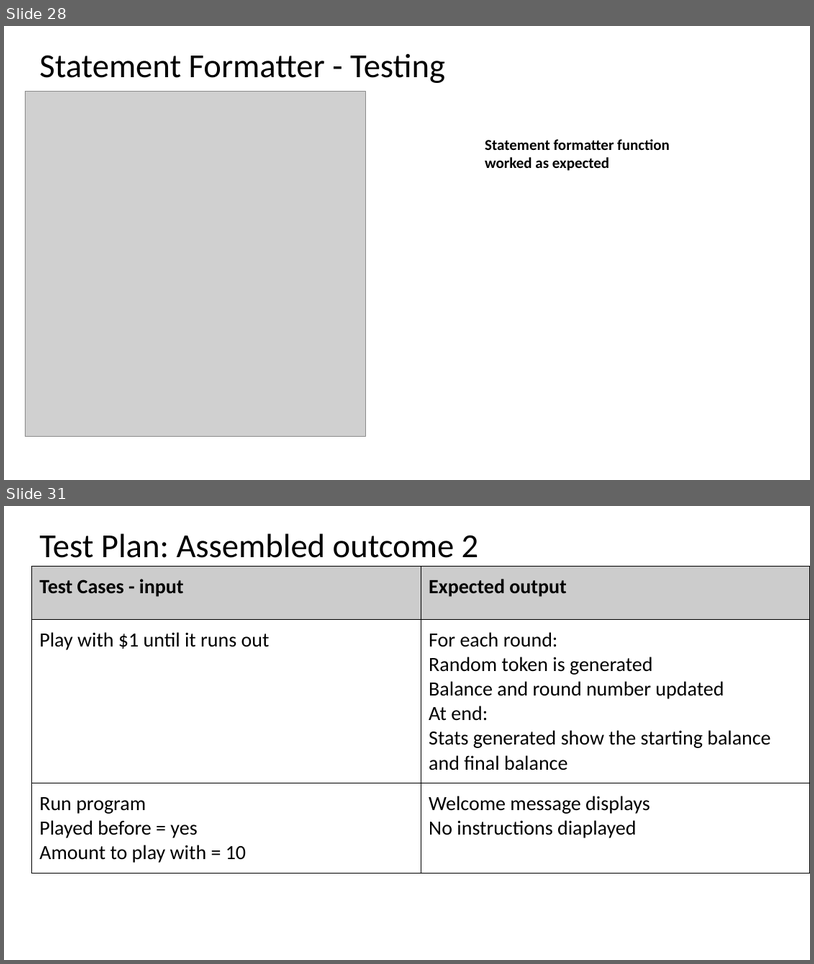
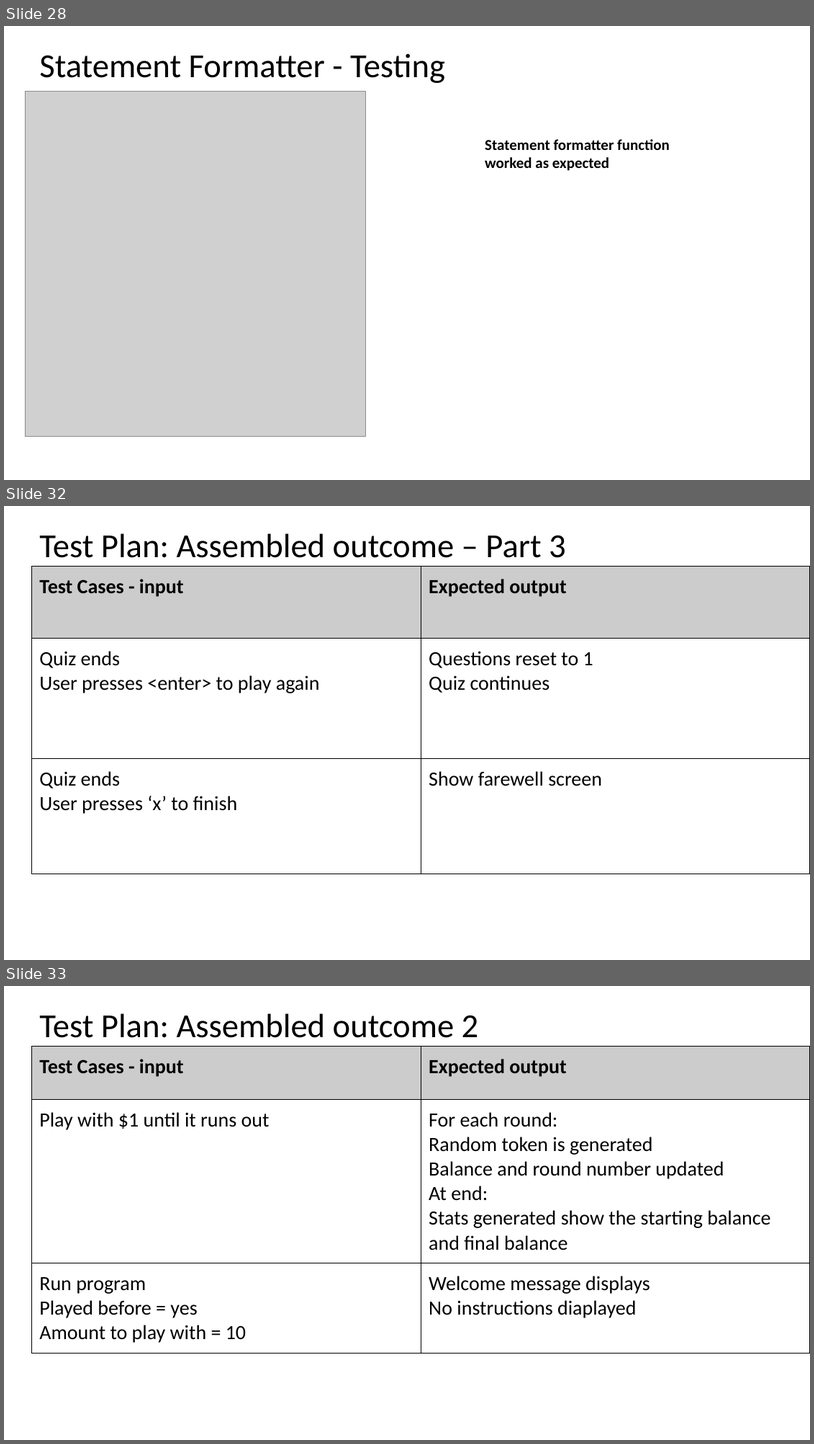
Before and after one commit to MOLLY-S1/Assessment, a slide deck: AS91883(1.7) & AS91884(1.8) Documentation.pptx. Shown one above the other, each under a label of ours: slides 28 and 31 before the commit, slides 28, 32 and 33 after it; the slides between them are not shown. The pictures are 814x964 and 814x1444 pixels, drawn with LibreOffice and Linux fonts; fonts in the diff are those of the drawing; grey boxes stand for pictures. Boxes give left, top, right and bottom in pixels: in the first picture for what was removed or moved away, otherwise in the second. Text is boxed around its words. In the diff, an @@ line names an element or a change of style, - is before the commit and + after.

```diff
--- a/AS91883(1.7) & AS91884(1.8) Documentation.pptx
+++ b/AS91883(1.7) & AS91884(1.8) Documentation.pptx
@@ slide 32 added at box(4, 506, 810, 960), background #FFFFFF @@
@@ title added at box(39, 533, 566, 558), 40 pt, text #000000 @@
+Test Plan: Assembled outcome – Part 3
@@ table added at box(31, 566, 810, 874), 3 rows, 2 columns @@
+Test Cases - input | Expected output
+Quiz ends / User presses <enter> to play again | Questions reset to 1 / Quiz continues
+Quiz ends / User presses ‘x’ to finish | Show farewell screen
@@ what was slide 31 is now slide 33 @@
```
Also in this commit, not shown: 2 slides changed, 1 other slide added, 1 other file.
